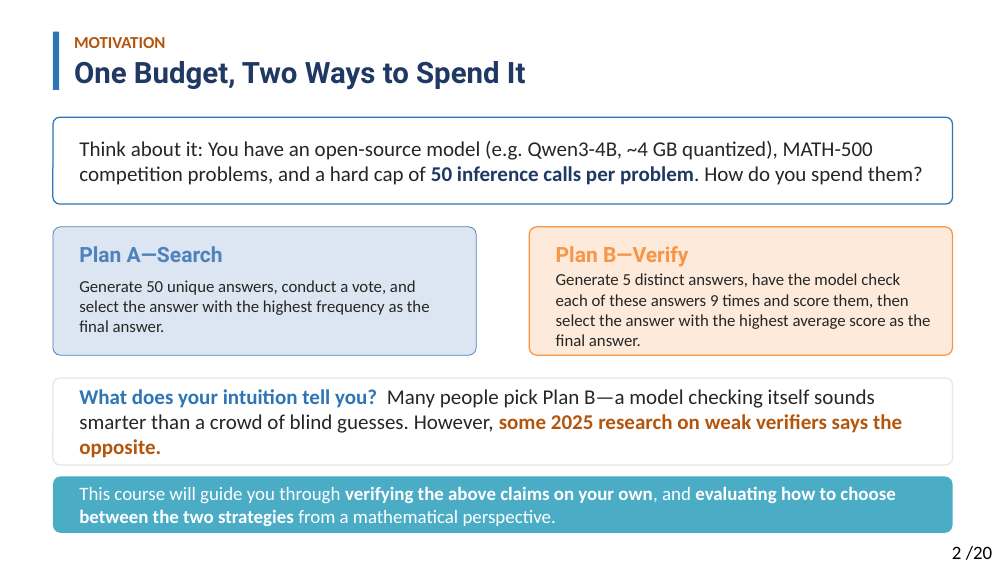
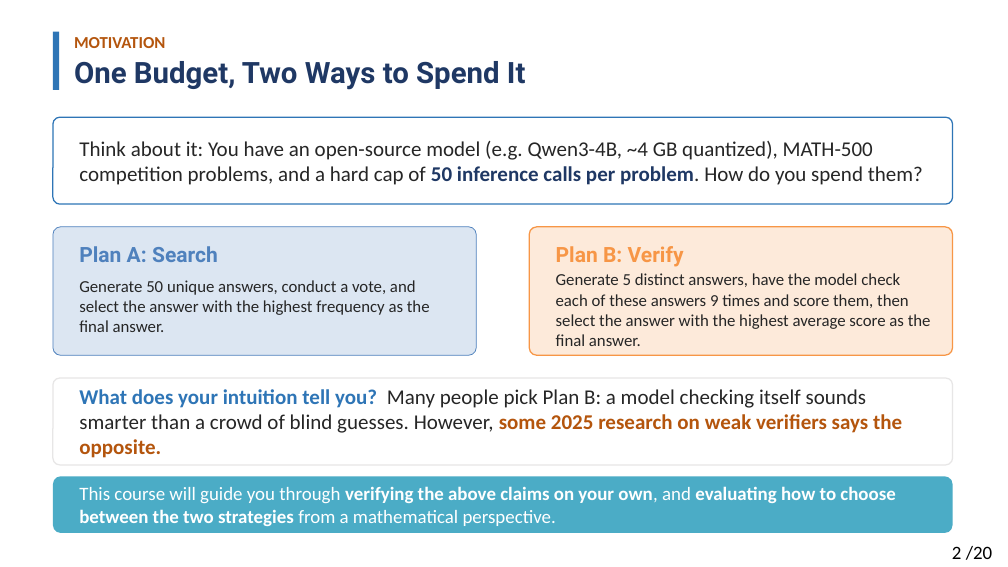
Before and after one commit to Solitus0726/search-vs-verify-course, a slide deck: slide 2 of slides/lecture_slides.pptx. Drawn at 1008x567 pixels with LibreOffice and Linux fonts; fonts in the diff are those of the drawing. Boxes give left, top, right and bottom in pixels: in the first picture for what was removed or moved away, otherwise in the second. Text is boxed around its words. In the diff, an @@ line names an element or a change of style, - is before the commit and + after.

Commit message:
Update slides: lecture_slides after AI-tell cleanup (rounds 1-2)

```diff
--- a/slides/lecture_slides.pptx
+++ b/slides/lecture_slides.pptx
@@ text at bbox=[79, 246, 218, 262]: text changed @@
-Plan A—Search
+Plan A: Search
@@ text at bbox=[556, 246, 684, 267]: text changed @@
-Plan B—Verify
+Plan B: Verify
@@ text at bbox=[79, 389, 902, 458]: text changed @@
-What does your intuition tell you? Many people pick Plan B—a model checking itself sounds smarter than a crowd of blind guesses. However, some 2025 research on weak verifiers says the opposite.
+What does your intuition tell you? Many people pick Plan B: a model checking itself sounds smarter than a crowd of blind guesses. However, some 2025 research on weak verifiers says the opposite.
```
Also in this commit, not shown: 17 other slides changed, 1 other file.
